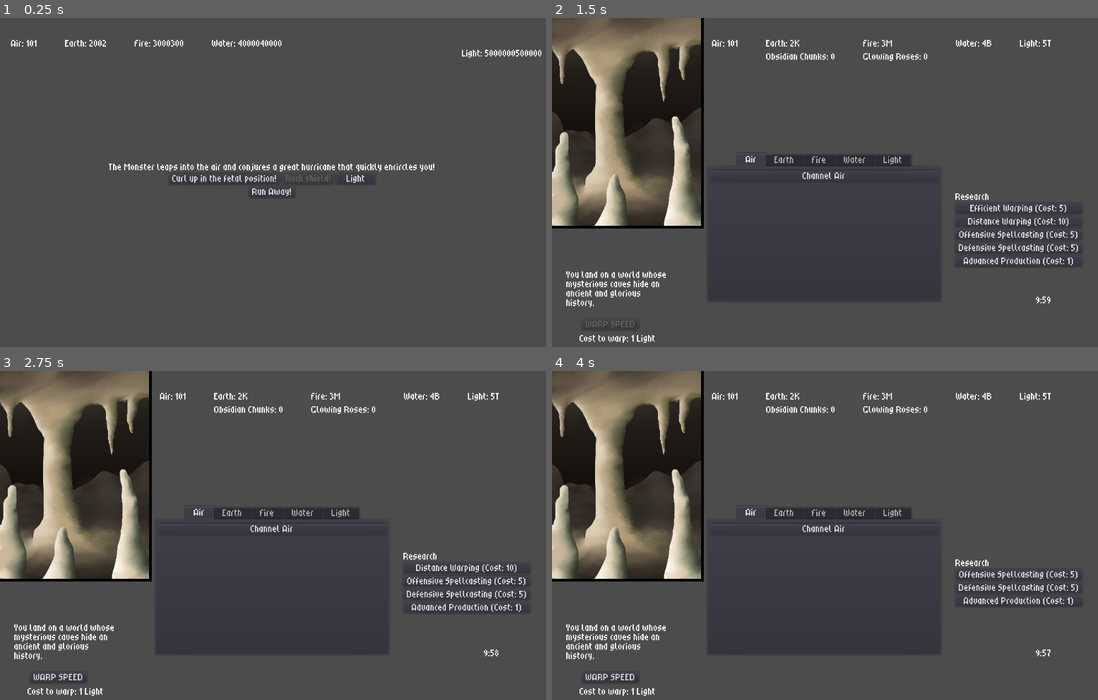
Above: before the commit, frames 1-4 (two rows, left to right).
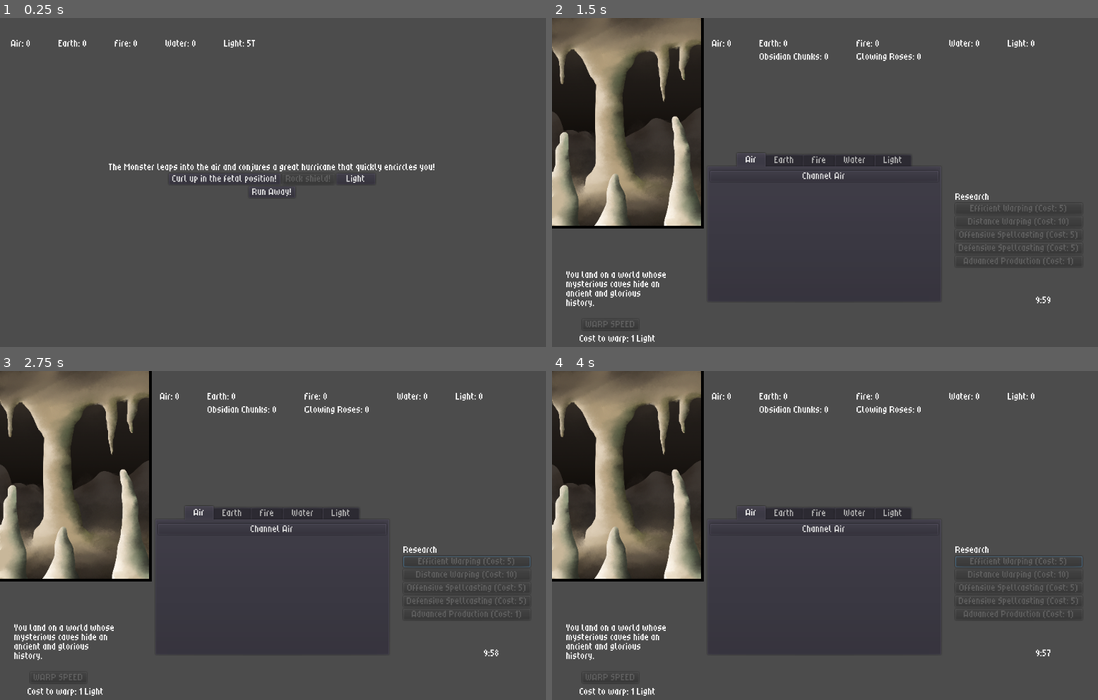
Above: after the commit, the same moments.

Repository: Kevin-Mortimer-19/Spellwarp
Game: Godot game, scene res://Scenes/MonsterFight.tscn
The game is run twice, just before and just after one commit, with the same random seed, the same clock (stepped at 60 frames per second) and the same inputs. This scene is started directly instead of the project's main scene.
Inputs (mouse positions are in pixels of both pictures, inside the frame that each line leads up to):
- Up to frame 1 (0.25 s): no input
- Up to frame 2 (1.5 s): click "Light" at 0.5 s; click "Run Away!" at 1.25 s
- Up to frame 3 (2.75 s): click (464, 561) at 2 s, where only the run before the commit has a clickable "Efficient Warping (Cost: 5)"
- Up to frame 4 (4 s): click (1016, 568) at 2.75 s, where only the run before the commit has a clickable "Distance Warping (Cost: 10)"; click (1016, 568) at 3.5 s, where only the run before the commit has a clickable "Prosperous Warping (Cost: 10)"

The runs differ from the first frame. In frame 1, 0.6% of the frame differs, in the area x 4-100%, y 6-12%; in frame 2, 1.7%; in frame 3, 2.3%, in the area x 6-98%, y 6-95%; in frame 4, 1.7%.

Commit message:
boss fight warp resource wipe

Diff:
--- a/Scenes/Dimension.tscn
+++ b/Scenes/Dimension.tscn
@@ -10,6 +10,12 @@
 anchor_right = 1.0
 anchor_bottom = 1.0
 script = ExtResource( 3 )
+
+[node name="PassiveController" type="Node" parent="."]
+script = ExtResource( 4 )
+
+[node name="Resource_Controller" type="Node" parent="."]
+script = ExtResource( 1 )
 
 [node name="Research" type="VBoxContainer" parent="."]
 margin_left = 730.739
@@ -216,6 +222,32 @@
 margin_bottom = 128.0
 align = 1
 
+[node name="Passive3" type="Button" parent="TabContainer/Air" groups=["air", "passive_button"]]
+margin_top = 132.0
+margin_right = 413.0
+margin_bottom = 152.0
+
+[node name="Timer" type="Timer" parent="TabContainer/Air/Passive3"]
+
+[node name="Label3" type="Label" parent="TabContainer/Air"]
+margin_top = 156.0
+margin_right = 413.0
+margin_bottom = 170.0
+align = 1
+
+[node name="Passive4" type="Button" parent="TabContainer/Air" groups=["air"]]
+margin_top = 174.0
+margin_right = 413.0
+margin_bottom = 194.0
+
+[node name="Timer" type="Timer" parent="TabContainer/Air/Passive4"]
+
+[node name="Label4" type="Label" parent="TabContainer/Air"]
+margin_top = 198.0
+margin_right = 413.0
+margin_bottom = 212.0
+align = 1
+
 [node name="Earth" type="VBoxContainer" parent="TabContainer"]
 visible = false
 anchor_right = 1.0
@@ -382,12 +414,6 @@
 margin_top = 28.6378
 margin_right = 34.6967
 margin_bottom = 42.6378
-
-[node name="Resource_Controller" type="Node" parent="."]
-script = ExtResource( 1 )
-
-[node name="PassiveController" type="Node" parent="."]
-script = ExtResource( 4 )
 
 [node name="TimeUntilTheEnd" type="Timer" parent="."]
 script = ExtResource( 2 )
@@ -433,6 +459,10 @@
 [connection signal="timeout" from="TabContainer/Air/Passive1/Timer" to="PassiveController" method="_on_air_passive1_timeout"]
 [connection signal="pressed" from="TabContainer/Air/Passive2" to="PassiveController" method="_on_air_passive2_pressed"]
 [connection signal="timeout" from="TabContainer/Air/Passive2/Timer" to="PassiveController" method="_on_air_passive2_timeout"]
+[connection signal="pressed" from="TabContainer/Air/Passive3" to="PassiveController" method="_on_air_passive3_pressed"]
+[connection signal="timeout" from="TabContainer/Air/Passive3/Timer" to="PassiveController" method="_on_air_passive3_timeout"]
+[connection signal="pressed" from="TabContainer/Air/Passive4" to="PassiveController" method="_on_air_passive4_pressed"]
+[connection signal="timeout" from="TabContainer/Air/Passive4/Timer" to="PassiveController" method="_on_air_passive4_timeout"]
 [connection signal="pressed" from="TabContainer/Earth/Button1" to="." method="_on_earth_button_pressed"]
 [connection signal="pressed" from="TabContainer/Earth/Gather" to="Resource_Controller" method="_on_earth_sub_gather_button_pressed"]
 [connection signal="pressed" from="TabContainer/Earth/Passive1" to="PassiveController" method="_on_earth_passive1_pressed"]
--- a/Scenes/GAMEOVER.tscn
+++ b/Scenes/GAMEOVER.tscn
@@ -1,8 +1,11 @@
-[gd_scene format=2]
+[gd_scene load_steps=2 format=2]
+
+[ext_resource path="res://Scripts/GameOver.gd" type="Script" id=1]
 
 [node name="Control" type="Control"]
 anchor_right = 1.0
 anchor_bottom = 1.0
+script = ExtResource( 1 )
 
 [node name="Label" type="Label" parent="."]
 margin_left = 461.703
--- a/Scenes/MonsterFight.tscn
+++ b/Scenes/MonsterFight.tscn
@@ -18,47 +18,58 @@
 custom_constants/separation = 50
 
 [node name="Air" type="VBoxContainer" parent="Elements"]
-margin_right = 22.0
+margin_right = 24.0
 margin_bottom = 50.0
 custom_constants/separation = 10
 
 [node name="Count" type="Label" parent="Elements/Air"]
-margin_right = 22.0
+margin_right = 24.0
 margin_bottom = 14.0
 text = "Air:"
 
 [node name="Earth" type="VBoxContainer" parent="Elements"]
-margin_left = 72.0
-margin_right = 108.0
+margin_left = 74.0
+margin_right = 114.0
 margin_bottom = 50.0
 custom_constants/separation = 10
 
 [node name="Count" type="Label" parent="Elements/Earth"]
-margin_right = 36.0
+margin_right = 40.0
 margin_bottom = 14.0
 text = "Earth:"
 
 [node name="Fire" type="VBoxContainer" parent="Elements"]
-margin_left = 158.0
-margin_right = 186.0
+margin_left = 164.0
+margin_right = 194.0
 margin_bottom = 50.0
 custom_constants/separation = 10
 
 [node name="Count" type="Label" parent="Elements/Fire"]
-margin_right = 28.0
+margin_right = 30.0
 margin_bottom = 14.0
 text = "Fire:"
 
 [node name="Water" type="VBoxContainer" parent="Elements"]
-margin_left = 236.0
-margin_right = 278.0
+margin_left = 244.0
+margin_right = 288.0
 margin_bottom = 50.0
 custom_constants/separation = 10
 
 [node name="Count" type="Label" parent="Elements/Water"]
-margin_right = 42.0
+margin_right = 44.0
 margin_bottom = 14.0
 text = "Water:"
+
+[node name="Light" type="VBoxContainer" parent="Elements"]
+margin_left = 338.0
+margin_right = 376.0
+margin_bottom = 50.0
+
+[node name="Count" type="Label" parent="Elements/Light"]
+margin_right = 38.0
+margin_bottom = 14.0
+text = "Light:"
+align = 2
 
 [node name="Menu" type="VBoxContainer" parent="."]
 margin_left = 68.0187
@@ -80,22 +91,22 @@
 alignment = 1
 
 [node name="FailButton" type="Button" parent="Menu/CombatRow"]
-margin_left = 150.0
-margin_right = 319.0
+margin_left = 130.0
+margin_right = 310.0
 margin_bottom = 20.0
 rect_min_size = Vector2( 70, 20 )
 text = "Block it with your hands!"
 
 [node name="ElementButton" type="Button" parent="Menu/CombatRow"]
-margin_left = 323.0
-margin_right = 527.0
+margin_left = 314.0
+margin_right = 536.0
 margin_bottom = 20.0
 rect_min_size = Vector2( 70, 20 )
 text = "Block it with a shield of water!"
 
 [node name="LightButton" type="Button" parent="Menu/CombatRow"]
-margin_left = 531.0
-margin_right = 700.0
+margin_left = 540.0
+margin_right = 720.0
 margin_bottom = 20.0
 rect_min_size = Vector2( 70, 20 )
 text = "Block it with your hands!"
@@ -113,8 +124,8 @@
 alignment = 1
 
 [node name="WarpButton" type="Button" parent="Menu/WarpRow"]
-margin_left = 387.0
-margin_right = 464.0
+margin_left = 383.0
+margin_right = 467.0
 margin_bottom = 20.0
 text = "Run Away!"
 script = ExtResource( 1 )
@@ -126,14 +137,6 @@
 margin_bottom = 90.0
 alignment = 2
 
-[node name="LightLabel" type="Label" parent="LightHBox"]
-margin_left = 928.0
-margin_top = 18.0
-margin_right = 963.0
-margin_bottom = 32.0
-text = "Light:"
-align = 2
-
 [connection signal="pressed" from="Menu/CombatRow/FailButton" to="." method="_on_fail_button_pressed"]
 [connection signal="pressed" from="Menu/CombatRow/ElementButton" to="." method="_on_element_button_pressed"]
 [connection signal="pressed" from="Menu/CombatRow/LightButton" to="." method="_on_light_button_pressed"]
--- a/Scripts/BigScript.gd
+++ b/Scripts/BigScript.gd
@@ -78,7 +78,7 @@
 		for r in get_tree().get_nodes_in_group("advanced"):
 			r.visible = true
 
-	SoundPlayer.play_ost(SoundPlayer.TITLESONG)
+	#SoundPlayer.play_ost(SoundPlayer.TITLESONG)
 
 func _process(delta):
 	if light_count < warp_cost || !warp_ready:
--- a/Scripts/BossFight.gd
+++ b/Scripts/BossFight.gd
@@ -6,11 +6,17 @@
 onready var ElementButton = $Menu/CombatRow/ElementButton
 onready var LightButton = $Menu/CombatRow/LightButton
 
-onready var AirLabel = $Elements/Air/Count
-onready var EarthLabel = $Elements/Earth/Count
-onready var FireLabel = $Elements/Fire/Count
-onready var WaterLabel = $Elements/Water/Count
-onready var LightLabel = $LightHBox/LightLabel
+#onready var AirLabel = $Elements/Air/Count
+#onready var EarthLabel = $Elements/Earth/Count
+#onready var FireLabel = $Elements/Fire/Count
+#onready var WaterLabel = $Elements/Water/Count
+#onready var LightLabel = $Elements/Light/Count
+
+onready var air_label: Label = $Elements/Air/Count
+onready var earth_label: Label = $Elements/Earth/Count
+onready var fire_label: Label = $Elements/Fire/Count
+onready var water_label: Label = $Elements/Water/Count
+onready var light_label: Label = $Elements/Light/Count
 
 var AirAttack: MonsterEvent
 var AirDefend: MonsterEvent
@@ -40,6 +46,7 @@
 var rng = RandomNumberGenerator.new()
 
 func _ready():
+	SoundPlayer.play_ost(SoundPlayer.MONSTERSONG)
 	if ResearchDB.spell_3():
 		AIR = Monster.air / 2
 		EARTH = Monster.earth / 2
@@ -79,11 +86,11 @@
 	battle_turn(get_event(Monster.affinity1))
 
 func element_text_update():
-	AirLabel.set_text("Air: %s" % StoredEnergy.air)
-	EarthLabel.set_text("Earth: %s" % StoredEnergy.earth)
-	FireLabel.set_text("Fire: %s" % StoredEnergy.fire)
-	WaterLabel.set_text("Water: %s" % StoredEnergy.water)
-	LightLabel.set_text("Light: %s" % StoredEnergy.light)
+	ElementUI.display_element(air_label, "Air: %s", StoredEnergy.air)
+	ElementUI.display_element(earth_label, "Earth: %s", StoredEnergy.earth)
+	ElementUI.display_element(fire_label, "Fire: %s", StoredEnergy.fire)
+	ElementUI.display_element(water_label, "Water: %s", StoredEnergy.water)
+	ElementUI.display_element(light_label, "Light: %s", StoredEnergy.light)
 
 func next_turn(success):
 	if success:
@@ -92,6 +99,7 @@
 		match turn_count:
 			1:
 				turn_count += 1
+				SoundPlayer.play_ost(SoundPlayer.PLAYERSONG)
 				battle_turn(get_event(Monster.affinity2))
 			2:
 				turn_count += 1
@@ -213,3 +221,6 @@
 			return fire_events[index]
 		ResourceList.RES.WATER:
 			return water_events[index]
+
+func get_turn_count() -> int:
+	return turn_count
--- /dev/null
+++ b/Scripts/GameOver.gd
@@ -0,0 +1,4 @@
+extends Control
+
+func _ready():
+	SoundPlayer.play_ost(SoundPlayer.MONSTERSONG)
--- a/Scripts/MidBattleWarp.gd
+++ b/Scripts/MidBattleWarp.gd
@@ -1,4 +1,9 @@
 extends Button
 
 func _on_warp_pressed():
+	StoredEnergy.air = 0
+	StoredEnergy.earth = 0
+	StoredEnergy.fire = 0
+	StoredEnergy.water = 0
+	StoredEnergy.light = 0
 	get_tree().change_scene("res://Scenes/Dimension.tscn")
--- a/Scripts/PassiveController.gd
+++ b/Scripts/PassiveController.gd
@@ -14,6 +14,12 @@
 onready var air_button_2 = get_node("../TabContainer/Air/Passive2")
 onready var air_timer_2 = get_node("../TabContainer/Air/Passive2/Timer")
 onready var air_label_2 = get_node("../TabContainer/Air/Label2")
+onready var air_button_3 = get_node("../TabContainer/Air/Passive3")
+onready var air_timer_3 = get_node("../TabContainer/Air/Passive3/Timer")
+onready var air_label_3 = get_node("../TabContainer/Air/Label3")
+onready var air_button_4 = get_node("../TabContainer/Air/Passive4")
+onready var air_timer_4 = get_node("../TabContainer/Air/Passive4/Timer")
+onready var air_label_4 = get_node("../TabContainer/Air/Label4")
 
 onready var earth_button_1 = get_node("../TabContainer/Earth/Passive1")
 onready var earth_timer_1 = get_node("../TabContainer/Earth/Passive1/Timer")
@@ -44,6 +50,8 @@
 
 var air_passive_1: ResourceCreator
 var air_passive_2 :ResourceCreator
+var air_passive_3: ResourceCreator
+var air_passive_4 :ResourceCreator
 
 var earth_passive_1: ResourceCreator
 var earth_passive_2: ResourceCreator
@@ -69,11 +77,15 @@
 	# Object's name
 	# Type of resource produced
 	#
-	air_passive_1 = resource_creator.new(25, 10, 10, air_button_1, air_timer_1, air_label_1, "Hire Wing Gremlins", list.RES.SUBAIR)
+	air_passive_1 = resource_creator.new(25, 10, 10, air_button_1, air_timer_1, air_label_1, "Hire Lightweight Gremlins", list.RES.SUBAIR)
 	air_passive_2 = resource_creator.new(50, 1, 1, air_button_2, air_timer_2, air_label_2, "Construct Puff Condenser", list.RES.AIR)
+	air_passive_3 = resource_creator.new(500, 100, 10, air_button_3, air_timer_3, air_label_3, "Hire Wing Gremlins", list.RES.SUBAIR)
+	air_passive_4 = resource_creator.new(1000, 10, 1, air_button_4, air_timer_4, air_label_4, "Construct Puff Zapper", list.RES.AIR)
 
 	all_passives.append(air_passive_1)
 	all_passives.append(air_passive_2)
+	all_passives.append(air_passive_3)
+	all_passives.append(air_passive_4)
 
 	earth_passive_1 = resource_creator.new(25, 10, 10, earth_button_1, earth_timer_1, earth_label_1, "Hire Crag Gremlins", list.RES.SUBEARTH)
 	earth_passive_2 = resource_creator.new(50, 1, 1, earth_button_2, earth_timer_2, earth_label_2, "Construct Chunk Breaker", list.RES.EARTH)
@@ -127,6 +139,20 @@
 
 func _on_air_passive2_timeout():
 	extraction(payout(air_passive_2), list.RES.SUBAIR)
+
+func _on_air_passive3_pressed():
+	buy_creator(air_passive_3)
+	SoundPlayer.play_category(SoundPlayer.GREMLINSOUNDS)
+
+func _on_air_passive3_timeout():
+	res.add_sub_element(payout(air_passive_3), list.RES.SUBAIR)
+
+func _on_air_passive4_pressed():
+	buy_creator(air_passive_4)
+	SoundPlayer.play_sound(SoundPlayer.CLICK2)
+
+func _on_air_passive4_timeout():
+	extraction(payout(air_passive_4), list.RES.SUBAIR)
 
 # Earth
 
--- a/Scripts/StoredEnergy.gd
+++ b/Scripts/StoredEnergy.gd
@@ -1,9 +1,9 @@
 class_name Stored_Energy extends Node
 
-var air: int = 101
-var earth: int = 2002
-var fire: int = 3000300
-var water: int = 4000040000
+var air: int = 0
+var earth: int = 0
+var fire: int = 0
+var water: int = 0
 var light: int = 5000000500000
 var warp: int = 0
 
